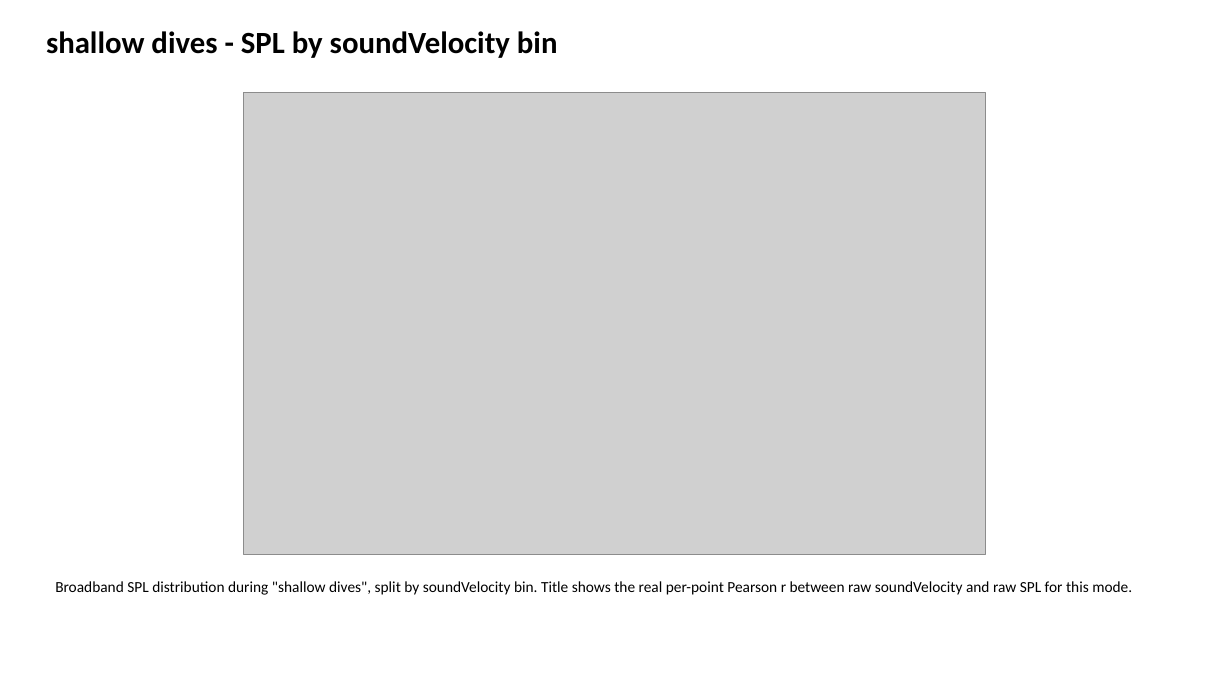
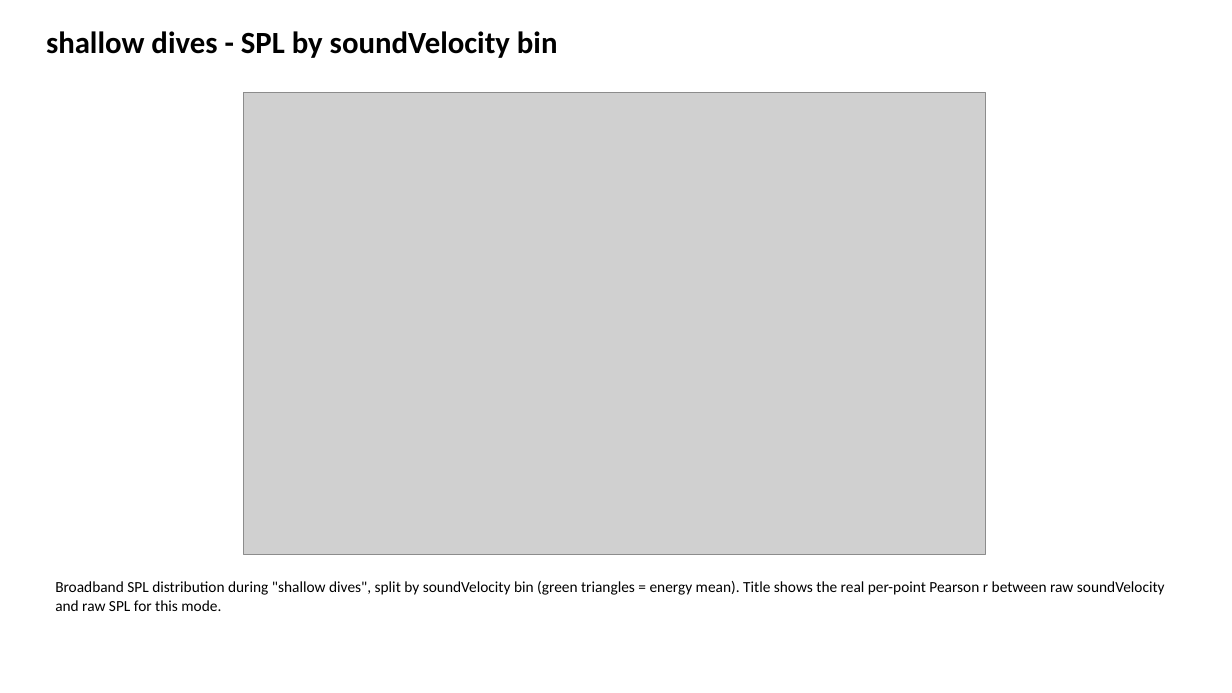
Before and after one commit to NMFS-PAM-Glider/hackathon-shared-repo, a slide deck: slide 50 of noise-fx-calc/noise_analysis_outputs/sg607/sg607_pam_noise_summary.pptx. Drawn at 1232x693 pixels with LibreOffice and Linux fonts; fonts in the diff are those of the drawing; grey boxes stand for pictures. Boxes give left, top, right and bottom in pixels: in the first picture for what was removed or moved away, otherwise in the second. Text is boxed around its words. In the diff, an @@ line names an element or a change of style, - is before the commit and + after.

```diff
--- a/noise-fx-calc/noise_analysis_outputs/sg607/sg607_pam_noise_summary.pptx
+++ b/noise-fx-calc/noise_analysis_outputs/sg607/sg607_pam_noise_summary.pptx
@@ text at box(55, 581, 1165, 611): text changed @@
-Broadband SPL distribution during "shallow dives", split by soundVelocity bin. Title shows the real per-point Pearson r between raw soundVelocity and raw SPL for this mode.
+Broadband SPL distribution during "shallow dives", split by soundVelocity bin (green triangles = energy mean). Title shows the real per-point Pearson r between raw soundVelocity and raw SPL for this mode.
```
Also in this commit, not shown: 129 other slides changed, 4 other files.
